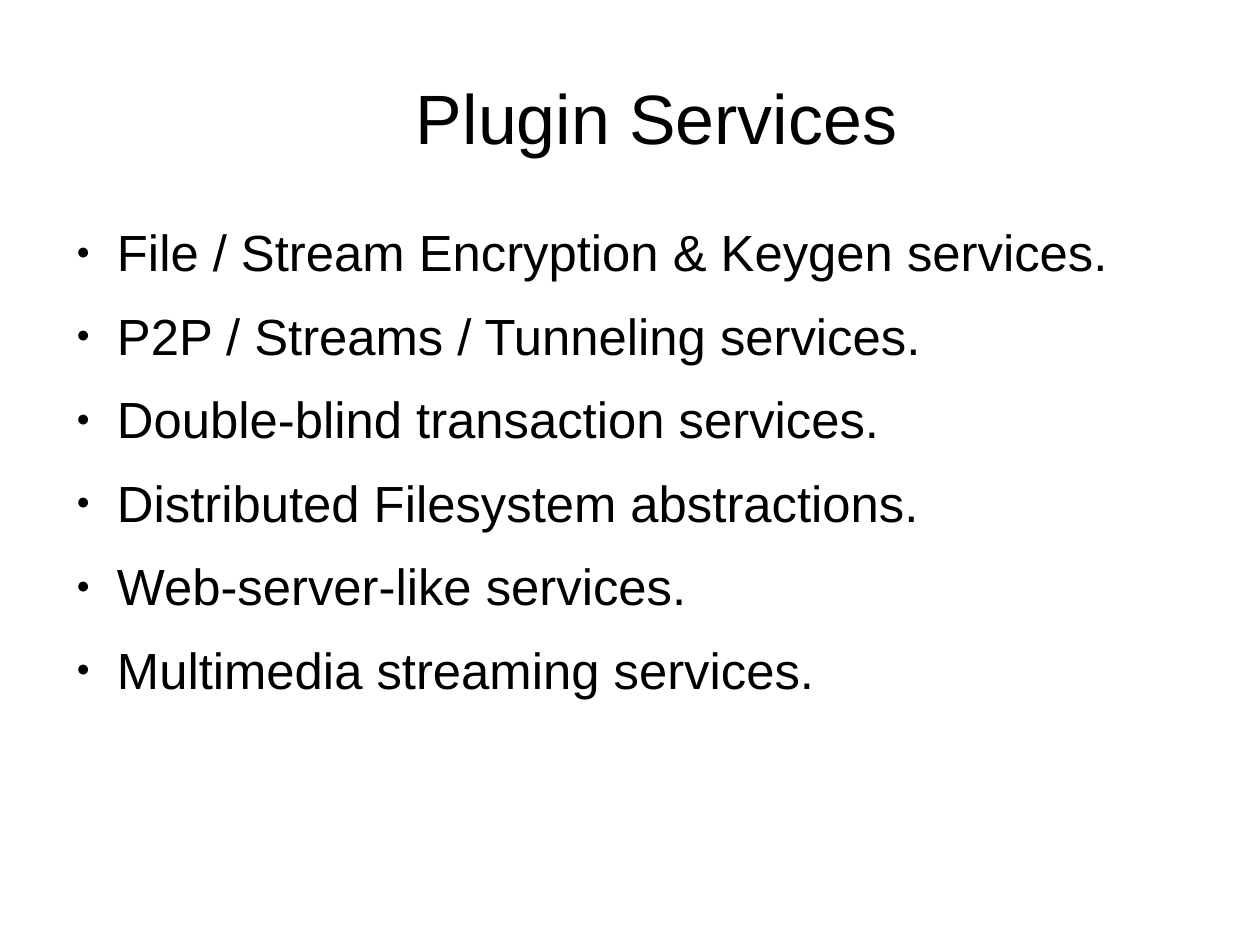
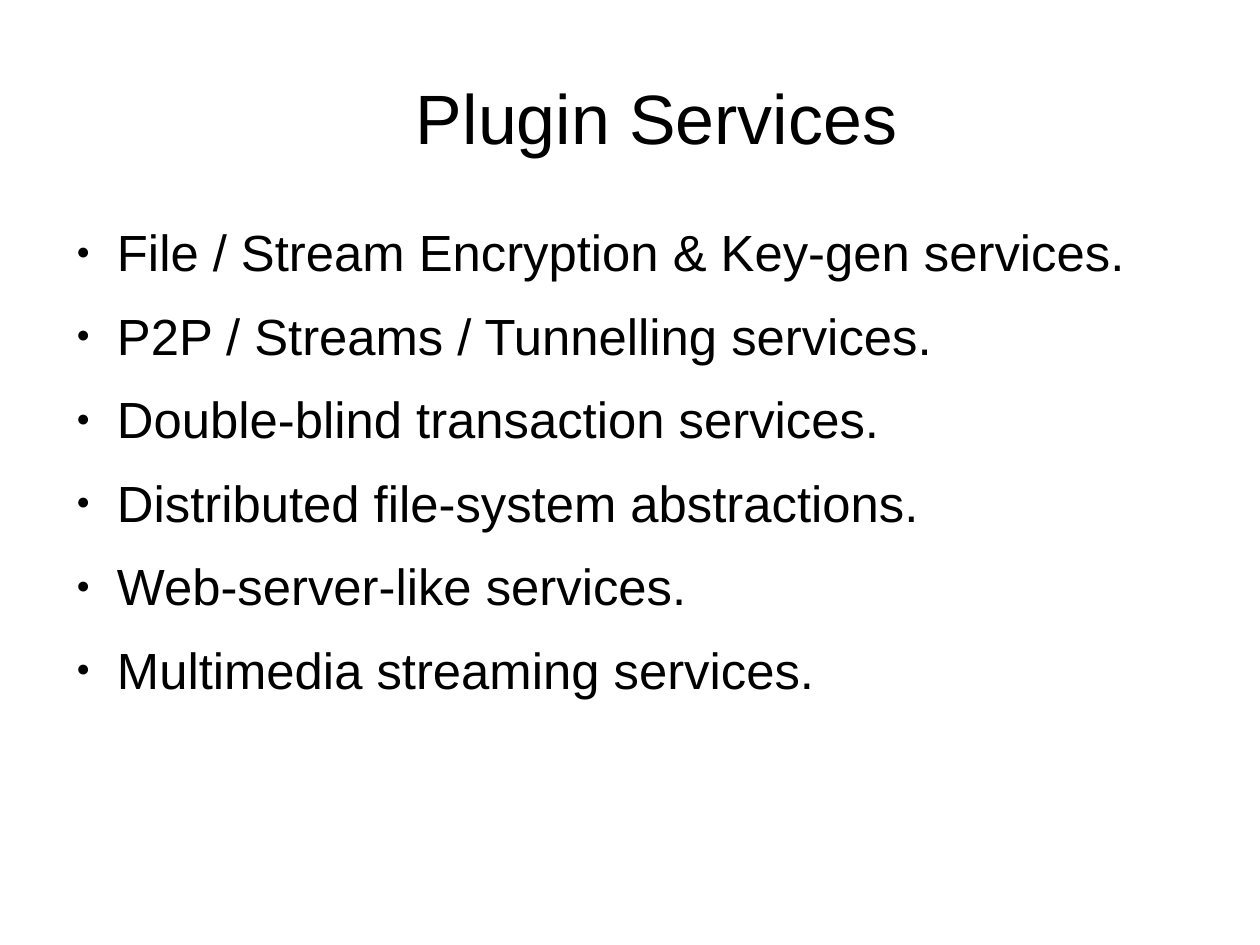
Before and after one commit to 8bitgeek/hive, a slide deck: slide 15 of docs/hive-slides.odp (slide 9 before the commit). Drawn at 1260x945 pixels with LibreOffice and Linux fonts; fonts in the diff are those of the drawing; background and template pictures are left out. Boxes give left, top, right and bottom in pixels: in the first picture for what was removed or moved away, otherwise in the second. Text is boxed around its words. In the diff, an @@ line names an element or a change of style, - is before the commit and + after.

Commit message:
New and improved  systemaschematizer

```diff
--- a/docs/hive-slides.odp
+++ b/docs/hive-slides.odp
@@ text at [117, 234, 1124, 365]: text changed @@
-● File / Stream Encryption & Keygen services.
-● P2P / Streams / Tunneling services.
+● File / Stream Encryption & Key-gen services.
+● P2P / Streams / Tunnelling services.
@@ text at [117, 485, 918, 532]: text changed @@
-● Distributed Filesystem abstractions.
+● Distributed file-system abstractions.
```
Also in this commit, not shown: 1 other slide changed, 6 slides added.
